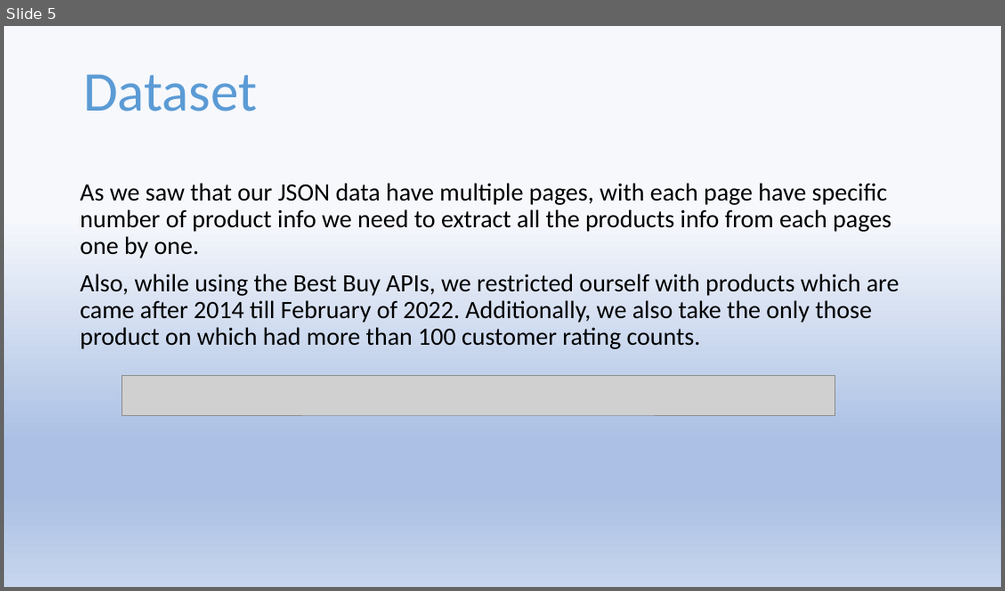
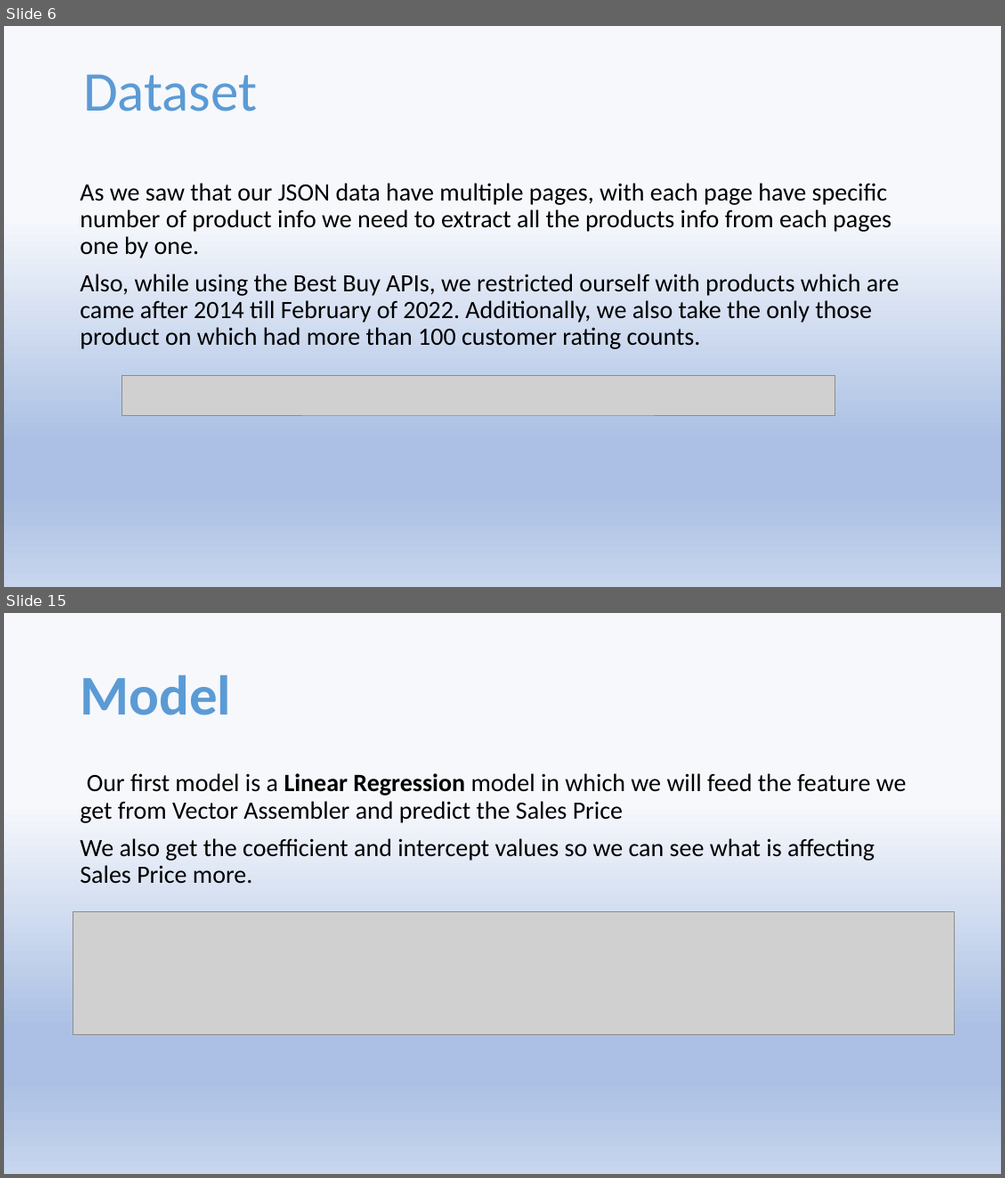
Before and after one commit to Pratyushnayak/Best-Buy-Price, a slide deck: Best Buy.pptx. Shown one above the other, each under a label of ours: slide 5 before the commit, slides 6 and 15 after it; the slides between them are not shown. The pictures are 1005x591 and 1005x1178 pixels, drawn with LibreOffice and Linux fonts; fonts in the diff are those of the drawing; grey boxes stand for pictures. Boxes give left, top, right and bottom in pixels: in the first picture for what was removed or moved away, otherwise in the second. Text is boxed around its words. In the diff, an @@ line names an element or a change of style, - is before the commit and + after.

```diff
--- a/Best Buy.pptx
+++ b/Best Buy.pptx
@@ slide 15 added at (x1=4, y1=613, x2=1001, y2=1174), background gradient #F6F8FC to #ABC0E4 to #C7D5ED @@
@@ title added at (x1=80, y1=675, x2=231, y2=715), 54 pt, text gradient #1F4E79 to #5B9BD5 to #9DC3E6, bold @@
+Model
@@ text added at (x1=80, y1=773, x2=906, y2=884), 24 pt, text #000000 @@
+Our first model is a Linear Regression model in which we will feed the feature we get from Vector Assembler and predict the Sales Price
+We also get the coefficient and intercept values so we can see what is affecting Sales Price more.
@@ picture added at (x1=73, y1=911, x2=955, y2=1034) @@
@@ what was slide 5 is now slide 6 @@
```
Also in this commit, not shown: 2 slides changed, 14 other slides added, 1 slide removed.
